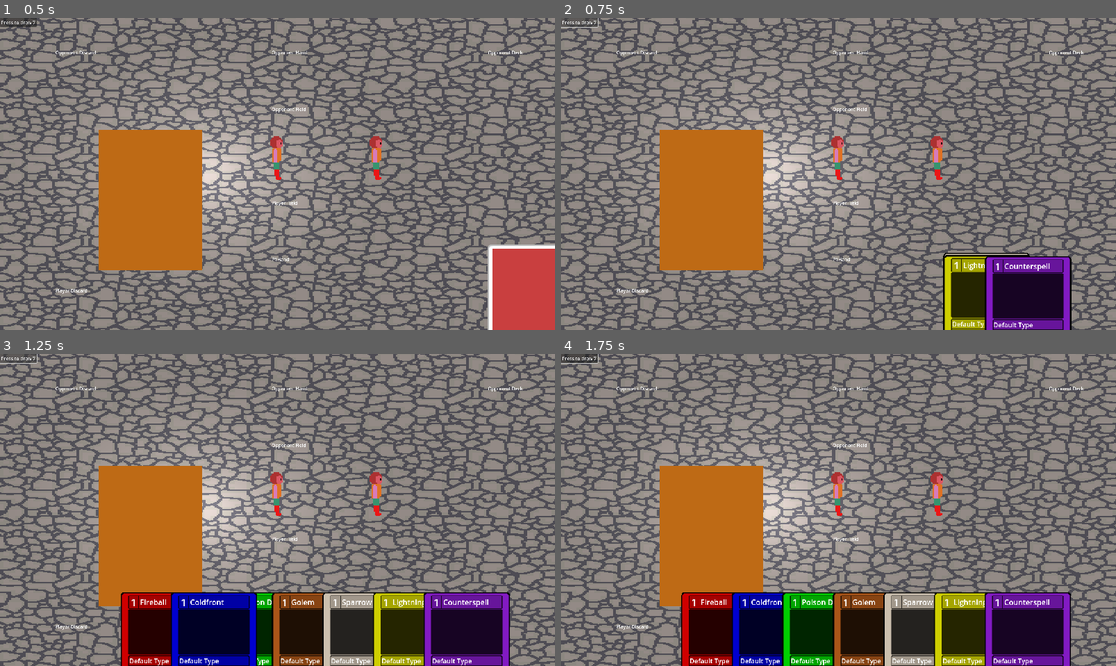
Above: before the commit, frames 1-4 (two rows, left to right).
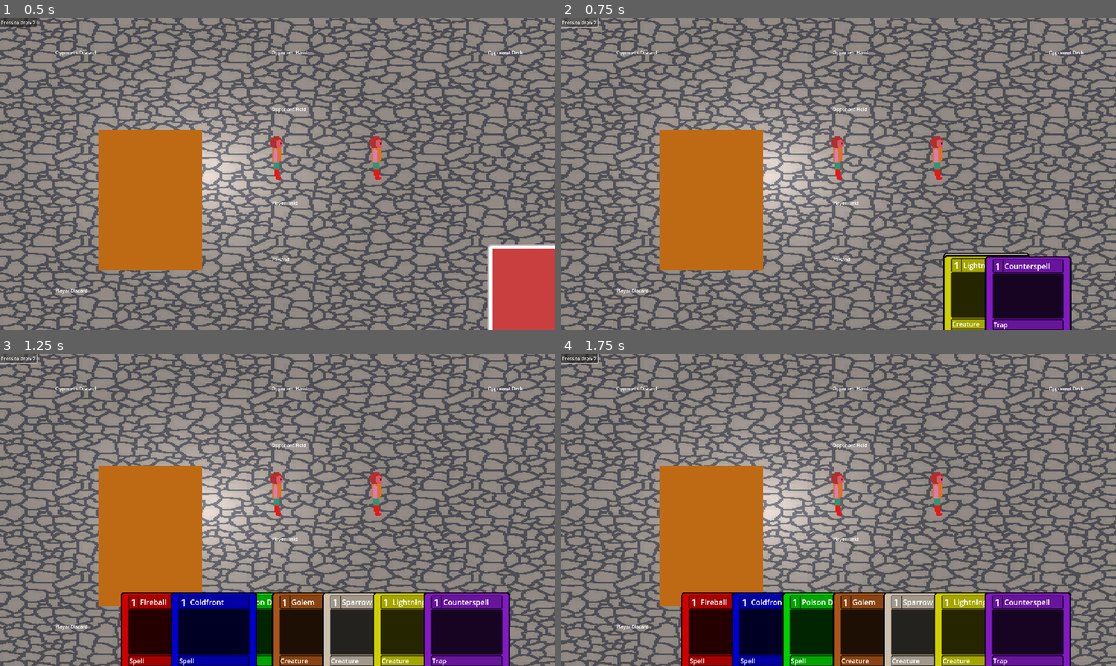
Above: after the commit, the same moments.

Repository: nathanbaney/cardgame
Game: Godot game, scene res://scenes/main.tscn
Same seed, same stepped clock (60 frames per second), same inputs: the game is played once before the commit and once after it.
Inputs (mouse positions are in pixels of both pictures, inside the frame that each line leads up to):
- Up to frame 1 (0.5 s): no input
- Up to frame 2 (0.75 s): click "Press to draw 7" at 0.5 s
- Up to frame 3 (1.25 s): no input
- Up to frame 4 (1.75 s): drag from (683, 591) to (894, 441) at 1.27 s

Frame 1 is identical in both runs. In frame 2, 0.1% of the frame differs, in the area x 70-86%, y 97-100%; in frame 3, 0.4%; in frame 4, 0.4%, in the area x 23-85%, y 97-100%.

Commit message:
Added card types

Diff:
--- a/card_data/all_cards.json
+++ b/card_data/all_cards.json
@@ -4,6 +4,7 @@
 			"name": "Fireball",
 			"color": "RED",
 			"cost": 1,
+			"type": "Spell",
 			"effect_text": "Deal 3 damage to target",
 			"flavor_text": "Primordial flame distilled into its most basic form.",
 			"effect": "Damage(3,target(F,Z))"
@@ -13,6 +14,7 @@
 			"name": "Golem",
 			"color": "BROWN",
 			"cost": 1,
+			"type": "Creature",
 			"effect_text": "Summon a 2/2 Golem",
 			"flavor_text": "As dependable as the earth it was made from.",
 			"effect": "Summon(2,2,self,_,_,_)"
@@ -22,6 +24,7 @@
 			"name": "Coldfront",
 			"color": "BLUE",
 			"cost": 1,
+			"type": "Spell",
 			"effect_text": "Freeze ALL creatures for 1 turn",
 			"flavor_text": ".",
 			"effect": "Freeze(1,.)"
@@ -31,6 +34,7 @@
 			"name": "Poison Dart",
 			"color": "GREEN",
 			"cost": 1,
+			"type": "Spell",
 			"effect_text": "Add 2 poison to target.",
 			"flavor_text": ".",
 			"effect": "Poison(2,target(F,Z))"
@@ -40,6 +44,7 @@
 			"name": "Counterspell",
 			"color": "PURPLE",
 			"cost": 1,
+			"type": "Trap",
 			"effect_text": "Counter opponent's next played card.",
 			"flavor_text": ".",
 			"effect": "Trap(trigger_cast(opponent, _), Counter())"
@@ -49,6 +54,7 @@
 			"name": "Sparrow",
 			"color": "WHITE",
 			"cost": 1,
+			"type": "Creature",
 			"effect_text": "Summon a 1/1 Flying Bird",
 			"flavor_text": ".",
 			"effect": "Summon(1,1,self,_,Flying(),_)"
@@ -58,6 +64,7 @@
 			"name": "Lightning Rod",
 			"color": "YELLOW",
 			"cost": 1,
+			"type": "Creature",
 			"effect_text": "Summon a 0/1 Construct. It gives 1 Mana each turn.",
 			"flavor_text": ".",
 			"effect": "Summon(1,1,self,_,time(1, Mana(1)),_)"
--- a/scenes/cards/trading_card.gd
+++ b/scenes/cards/trading_card.gd
@@ -34,13 +34,13 @@
 	var name_string: String = card_info.get("name")
 	var effect_string: String = card_info.get("effect_text")
 	var cost_string: String = String.num(card_info.get("cost"), 0)
-	#TODO var type_string: String = card_info.get("type")
+	var type_string: String = card_info.get("type")
 	var color_string: String = card_info.get("color")
 
 	name_label.text = name_string
 	effect_label.text = effect_string
 	cost_label.text = cost_string
-	#TODO type_label.text = type_string
+	type_label.text = type_string
 
 	set_front_face_color(color_string)
 
